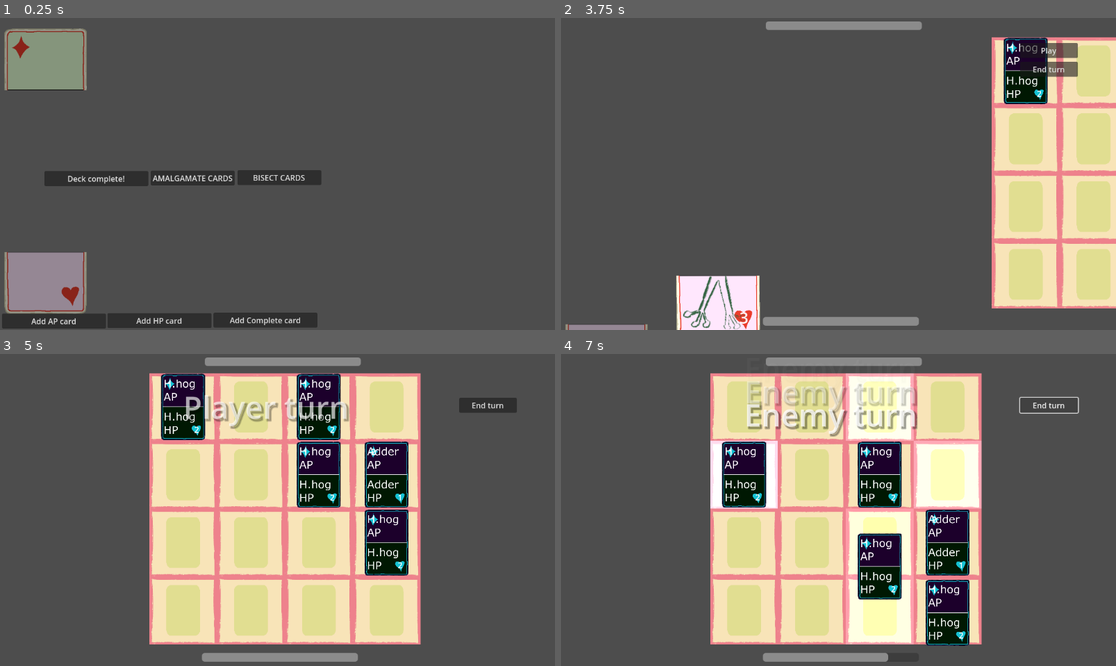
Above: before the commit, frames 1-4 (two rows, left to right).
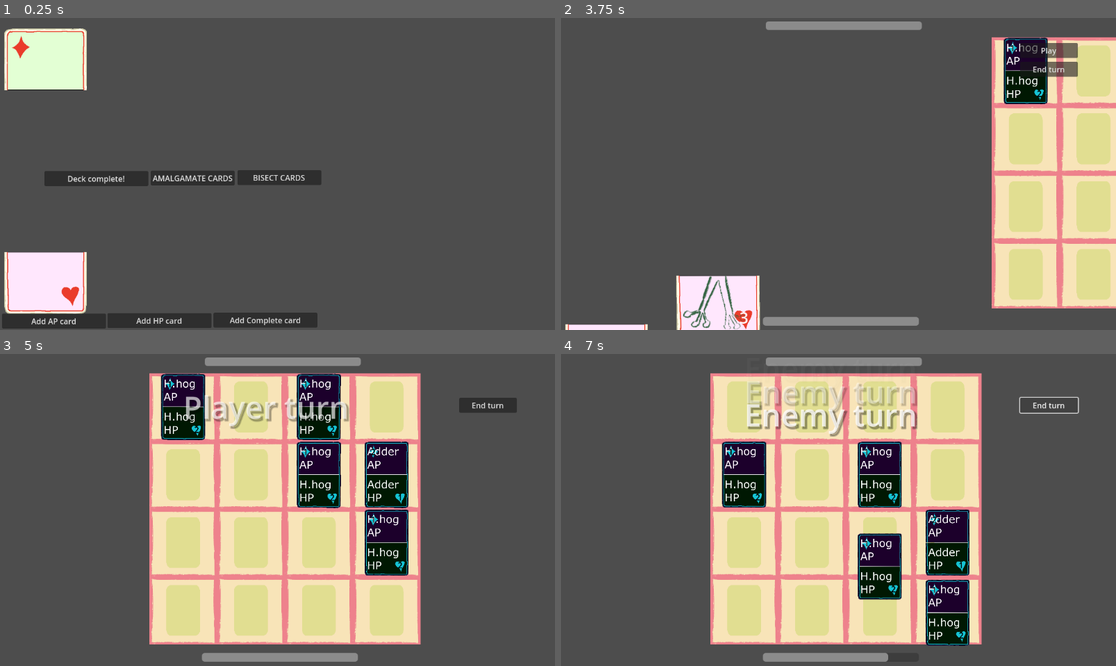
Above: after the commit, the same moments.

Repository: francismitchell/cardbuilder
Game: Godot game, scene res://GameStateManager/GameStateManager.tscn
The game is run twice, just before and just after one commit, with the same random seed, the same clock (stepped at 60 frames per second) and the same inputs. The project has no main scene, so this scene is started directly. The engine's default icon, where the game draws it, is replaced by a stand-in: a white triangle on a blue panel in a dark square.
Inputs:
- Up to frame 1 (0.25 s): no input
- Up to frame 2 (3.75 s): click "AMALGAMATE CARDS" at 0.5 s; click "BISECT CARDS" at 1.25 s; click "Add AP card" at 2 s; click "Deck complete!" at 2.75 s; click "Add HP card" at 3.5 s
- Up to frame 3 (5 s): click "Play" at 4.25 s
- Up to frame 4 (7 s): click "End turn" at 5 s; click "End turn" at 5.75 s; click "End turn" at 6.5 s

The runs differ from the first frame. In frame 1, 5.9% of the frame differs, in the area x 0-16%, y 3-95%; in frame 2, 0.3%; in frame 3, 0.6%; in frame 4, 9.7%, in the area x 26-76%, y 6-94%.

Commit message:
changes to shaders

Diff:
--- a/Board/Board.tscn
+++ b/Board/Board.tscn
@@ -10,96 +10,144 @@
 shader = ExtResource("8_607h0")
 shader_parameter/enabled = false
 shader_parameter/brightness = 1.0
+shader_parameter/effect_idx = 0
+shader_parameter/Strength = 5.0
+shader_parameter/RandomOffset = 1.0
 
 [sub_resource type="ShaderMaterial" id="ShaderMaterial_d0g61"]
 resource_local_to_scene = true
 shader = ExtResource("8_607h0")
 shader_parameter/enabled = false
 shader_parameter/brightness = 1.0
+shader_parameter/effect_idx = 0
+shader_parameter/Strength = 5.0
+shader_parameter/RandomOffset = 1.0
 
 [sub_resource type="ShaderMaterial" id="ShaderMaterial_t7482"]
 resource_local_to_scene = true
 shader = ExtResource("8_607h0")
 shader_parameter/enabled = false
 shader_parameter/brightness = 1.0
+shader_parameter/effect_idx = 0
+shader_parameter/Strength = 5.0
+shader_parameter/RandomOffset = 1.0
 
 [sub_resource type="ShaderMaterial" id="ShaderMaterial_2u8wm"]
 resource_local_to_scene = true
 shader = ExtResource("8_607h0")
 shader_parameter/enabled = false
 shader_parameter/brightness = 1.0
+shader_parameter/effect_idx = 0
+shader_parameter/Strength = 5.0
+shader_parameter/RandomOffset = 1.0
 
 [sub_resource type="ShaderMaterial" id="ShaderMaterial_y5fpm"]
 resource_local_to_scene = true
 shader = ExtResource("8_607h0")
 shader_parameter/enabled = false
 shader_parameter/brightness = 1.0
+shader_parameter/effect_idx = 0
+shader_parameter/Strength = 5.0
+shader_parameter/RandomOffset = 1.0
 
 [sub_resource type="ShaderMaterial" id="ShaderMaterial_xd668"]
 resource_local_to_scene = true
 shader = ExtResource("8_607h0")
 shader_parameter/enabled = false
 shader_parameter/brightness = 1.0
+shader_parameter/effect_idx = 0
+shader_parameter/Strength = 5.0
+shader_parameter/RandomOffset = 1.0
 
 [sub_resource type="ShaderMaterial" id="ShaderMaterial_lrdtj"]
 resource_local_to_scene = true
 shader = ExtResource("8_607h0")
 shader_parameter/enabled = false
 shader_parameter/brightness = 1.0
+shader_parameter/effect_idx = 0
+shader_parameter/Strength = 5.0
+shader_parameter/RandomOffset = 1.0
 
 [sub_resource type="ShaderMaterial" id="ShaderMaterial_h2r2n"]
 resource_local_to_scene = true
 shader = ExtResource("8_607h0")
 shader_parameter/enabled = false
 shader_parameter/brightness = 1.0
+shader_parameter/effect_idx = 0
+shader_parameter/Strength = 5.0
+shader_parameter/RandomOffset = 1.0
 
 [sub_resource type="ShaderMaterial" id="ShaderMaterial_ccf2t"]
 resource_local_to_scene = true
 shader = ExtResource("8_607h0")
 shader_parameter/enabled = false
 shader_parameter/brightness = 1.0
+shader_parameter/effect_idx = 0
+shader_parameter/Strength = 5.0
+shader_parameter/RandomOffset = 1.0
 
 [sub_resource type="ShaderMaterial" id="ShaderMaterial_f4y6h"]
 resource_local_to_scene = true
 shader = ExtResource("8_607h0")
 shader_parameter/enabled = false
 shader_parameter/brightness = 1.0
+shader_parameter/effect_idx = 0
+shader_parameter/Strength = 5.0
+shader_parameter/RandomOffset = 1.0
 
 [sub_resource type="ShaderMaterial" id="ShaderMaterial_5wuhm"]
 resource_local_to_scene = true
 shader = ExtResource("8_607h0")
 shader_parameter/enabled = false
 shader_parameter/brightness = 1.0
+shader_parameter/effect_idx = 0
+shader_parameter/Strength = 5.0
+shader_parameter/RandomOffset = 1.0
 
 [sub_resource type="ShaderMaterial" id="ShaderMaterial_4hfkx"]
 resource_local_to_scene = true
 shader = ExtResource("8_607h0")
 shader_parameter/enabled = false
 shader_parameter/brightness = 1.0
+shader_parameter/effect_idx = 0
+shader_parameter/Strength = 5.0
+shader_parameter/RandomOffset = 1.0
 
 [sub_resource type="ShaderMaterial" id="ShaderMaterial_ug2t4"]
 resource_local_to_scene = true
 shader = ExtResource("8_607h0")
 shader_parameter/enabled = false
 shader_parameter/brightness = 1.0
+shader_parameter/effect_idx = 0
+shader_parameter/Strength = 5.0
+shader_parameter/RandomOffset = 1.0
 
 [sub_resource type="ShaderMaterial" id="ShaderMaterial_i220j"]
 resource_local_to_scene = true
 shader = ExtResource("8_607h0")
 shader_parameter/enabled = false
 shader_parameter/brightness = 1.0
+shader_parameter/effect_idx = 0
+shader_parameter/Strength = 5.0
+shader_parameter/RandomOffset = 1.0
 
 [sub_resource type="ShaderMaterial" id="ShaderMaterial_susdt"]
 resource_local_to_scene = true
 shader = ExtResource("8_607h0")
 shader_parameter/enabled = false
 shader_parameter/brightness = 1.0
+shader_parameter/effect_idx = 0
+shader_parameter/Strength = 5.0
+shader_parameter/RandomOffset = 1.0
 
 [sub_resource type="ShaderMaterial" id="ShaderMaterial_8xyx1"]
 resource_local_to_scene = true
 shader = ExtResource("8_607h0")
 shader_parameter/enabled = false
 shader_parameter/brightness = 1.0
+shader_parameter/effect_idx = 0
+shader_parameter/Strength = 5.0
+shader_parameter/RandomOffset = 1.0
 
 [node name="Board" type="Node2D"]
 script = ExtResource("1_f2erh")
--- a/Cards/BaseCard.tscn
+++ b/Cards/BaseCard.tscn
@@ -1,21 +1,12 @@
-[gd_scene load_steps=17 format=3 uid="uid://b8n0bs6ul23es"]
+[gd_scene load_steps=12 format=3 uid="uid://b8n0bs6ul23es"]
 
 [ext_resource type="Script" path="res://Cards/Scripts/Card.gd" id="1_i3i6g"]
 [ext_resource type="Resource" uid="uid://co3xy61dlb7pw" path="res://Cards/Hedgehog.tres" id="2_jw4gy"]
-[ext_resource type="Shader" path="res://Cards/InverseShader.gdshader" id="5_24x2a"]
 [ext_resource type="Texture2D" uid="uid://d05dwqsig7c1n" path="res://Cards/Images/AP_bg.png" id="6_1h0vj"]
 [ext_resource type="Texture2D" uid="uid://dxccojbh48fup" path="res://Cards/Images/AP_hedgehog.png" id="6_pong8"]
 [ext_resource type="Material" uid="uid://g7j20dbecimx" path="res://Cards/InverseShader.tres" id="7_syucd"]
 [ext_resource type="Texture2D" uid="uid://bdhhj4t5ocys2" path="res://Cards/Images/HP_hedgehog.png" id="8_18l3m"]
 [ext_resource type="Texture2D" uid="uid://c8y2ueofy62oj" path="res://Cards/Images/HP_bg.png" id="8_jfi50"]
-[ext_resource type="Texture2D" uid="uid://bkycqqqcxpj7h" path="res://icon.svg" id="9_yg0f7"]
-[ext_resource type="LabelSettings" uid="uid://b8pkmg34vr4fm" path="res://Board/CalloutLabelSettings.tres" id="10_6knf3"]
-
-[sub_resource type="ShaderMaterial" id="ShaderMaterial_p1tmd"]
-resource_local_to_scene = true
-shader = ExtResource("5_24x2a")
-shader_parameter/enabled = false
-shader_parameter/brightness = 1.0
 
 [sub_resource type="LabelSettings" id="LabelSettings_ljxdw"]
 font_size = 48
@@ -29,28 +20,25 @@
 [sub_resource type="RectangleShape2D" id="RectangleShape2D_ldcdo"]
 size = Vector2(256, 384)
 
-[sub_resource type="RectangleShape2D" id="RectangleShape2D_bpfra"]
-size = Vector2(128, 128)
-
 [node name="Card" type="Node2D"]
+material = ExtResource("7_syucd")
 script = ExtResource("1_i3i6g")
 card_data = ExtResource("2_jw4gy")
 
-[node name="ApComponents" type="CanvasGroup" parent="."]
+[node name="ApBackground" type="Sprite2D" parent="."]
+use_parent_material = true
 position = Vector2(0, -96)
-metadata/_edit_group_ = true
-
-[node name="ApBackground" type="Sprite2D" parent="ApComponents"]
-material = SubResource("ShaderMaterial_p1tmd")
 texture = ExtResource("6_1h0vj")
 metadata/_edit_use_anchors_ = true
 
-[node name="ApSprite" type="Sprite2D" parent="ApComponents/ApBackground"]
+[node name="ApSprite" type="Sprite2D" parent="ApBackground"]
 material = ExtResource("7_syucd")
+use_parent_material = true
 texture = ExtResource("6_pong8")
 metadata/_edit_use_anchors_ = true
 
-[node name="ApLabel" type="Label" parent="ApComponents/ApBackground"]
+[node name="ApLabel" type="Label" parent="ApBackground"]
+use_parent_material = true
 anchors_preset = -1
 anchor_left = -4.47266
 anchor_top = -0.859375
@@ -65,27 +53,26 @@
 horizontal_alignment = 1
 metadata/_edit_use_anchors_ = true
 
-[node name="Area2D" type="Area2D" parent="ApComponents"]
+[node name="Area2D" type="Area2D" parent="ApBackground"]
 input_pickable = false
 
-[node name="CollisionShape2D" type="CollisionShape2D" parent="ApComponents/Area2D"]
+[node name="CollisionShape2D" type="CollisionShape2D" parent="ApBackground/Area2D"]
 shape = SubResource("RectangleShape2D_7loec")
 
-[node name="HpComponents" type="CanvasGroup" parent="."]
+[node name="HpBackground" type="Sprite2D" parent="."]
+use_parent_material = true
 position = Vector2(0, 96)
-metadata/_edit_group_ = true
-
-[node name="HpBackground" type="Sprite2D" parent="HpComponents"]
-material = ExtResource("7_syucd")
 texture = ExtResource("8_jfi50")
 metadata/_edit_use_anchors_ = true
 
-[node name="HpSprite" type="Sprite2D" parent="HpComponents/HpBackground"]
+[node name="HpSprite" type="Sprite2D" parent="HpBackground"]
 material = ExtResource("7_syucd")
+use_parent_material = true
 texture = ExtResource("8_18l3m")
 metadata/_edit_use_anchors_ = true
 
-[node name="HpLabel" type="Label" parent="HpComponents/HpBackground"]
+[node name="HpLabel" type="Label" parent="HpBackground"]
+use_parent_material = true
 anchors_preset = -1
 anchor_left = -0.8125
 anchor_top = -10.0104
@@ -95,52 +82,28 @@
 offset_top = 1924.0
 offset_right = 300.0
 offset_bottom = 1991.0
-text = "3"
+text = "2"
 label_settings = SubResource("LabelSettings_ljxdw")
 horizontal_alignment = 1
 metadata/_edit_use_anchors_ = true
 
-[node name="Area2D" type="Area2D" parent="HpComponents"]
+[node name="Area2D" type="Area2D" parent="HpBackground"]
 input_pickable = false
 
-[node name="CollisionShape2D" type="CollisionShape2D" parent="HpComponents/Area2D"]
+[node name="CollisionShape2D" type="CollisionShape2D" parent="HpBackground/Area2D"]
 shape = SubResource("RectangleShape2D_md6bq")
 
-[node name="CompComponents" type="CanvasGroup" parent="."]
+[node name="Area2D" type="Area2D" parent="."]
 
-[node name="Area2D" type="Area2D" parent="CompComponents"]
-
-[node name="CollisionShape2D" type="CollisionShape2D" parent="CompComponents/Area2D"]
+[node name="CollisionShape2D" type="CollisionShape2D" parent="Area2D"]
 shape = SubResource("RectangleShape2D_ldcdo")
 
-[node name="AbilityLabel" type="Sprite2D" parent="."]
-position = Vector2(83, -36)
-scale = Vector2(1e-05, 1e-05)
-texture = ExtResource("9_yg0f7")
-metadata/_edit_group_ = true
-
-[node name="Area2D" type="Area2D" parent="AbilityLabel"]
-
-[node name="CollisionShape2D" type="CollisionShape2D" parent="AbilityLabel/Area2D"]
-shape = SubResource("RectangleShape2D_bpfra")
-
-[node name="Label" type="Label" parent="AbilityLabel"]
-visible = false
-offset_left = -296.0
-offset_top = 104.0
-offset_right = 311.0
-offset_bottom = 279.0
-text = "NONE"
-label_settings = ExtResource("10_6knf3")
-
-[connection signal="input_event" from="ApComponents/Area2D" to="." method="_on_ap_area_2d_input_event"]
-[connection signal="mouse_entered" from="ApComponents/Area2D" to="." method="_on_ap_area_2d_mouse_entered"]
-[connection signal="mouse_exited" from="ApComponents/Area2D" to="." method="_on_ap_area_2d_mouse_exited"]
-[connection signal="input_event" from="HpComponents/Area2D" to="." method="_on_hp_area_2d_input_event"]
-[connection signal="mouse_entered" from="HpComponents/Area2D" to="." method="_on_hp_area_2d_mouse_entered"]
-[connection signal="mouse_exited" from="HpComponents/Area2D" to="." method="_on_hp_area_2d_mouse_exited"]
-[connection signal="input_event" from="CompComponents/Area2D" to="." method="_on_complete_area_2d_input_event"]
-[connection signal="mouse_entered" from="CompComponents/Area2D" to="." method="_on_complete_area_2d_mouse_entered"]
-[connection signal="mouse_exited" from="CompComponents/Area2D" to="." method="_on_complete_area_2d_mouse_exited"]
-[connection signal="mouse_entered" from="AbilityLabel/Area2D" to="." method="_on_ability_area_2d_mouse_entered"]
-[connection signal="mouse_exited" from="AbilityLabel/Area2D" to="." method="_on_ability_area_2d_mouse_exited"]
+[connection signal="input_event" from="ApBackground/Area2D" to="." method="_on_ap_area_2d_input_event"]
+[connection signal="mouse_entered" from="ApBackground/Area2D" to="." method="_on_ap_area_2d_mouse_entered"]
+[connection signal="mouse_exited" from="ApBackground/Area2D" to="." method="_on_ap_area_2d_mouse_exited"]
+[connection signal="input_event" from="HpBackground/Area2D" to="." method="_on_hp_area_2d_input_event"]
+[connection signal="mouse_entered" from="HpBackground/Area2D" to="." method="_on_hp_area_2d_mouse_entered"]
+[connection signal="mouse_exited" from="HpBackground/Area2D" to="." method="_on_hp_area_2d_mouse_exited"]
+[connection signal="input_event" from="Area2D" to="." method="_on_complete_area_2d_input_event"]
+[connection signal="mouse_entered" from="Area2D" to="." method="_on_complete_area_2d_mouse_entered"]
+[connection signal="mouse_exited" from="Area2D" to="." method="_on_complete_area_2d_mouse_exited"]
--- a/Cards/Hedgehog.tres
+++ b/Cards/Hedgehog.tres
@@ -6,7 +6,7 @@
 
 [resource]
 script = ExtResource("3_ny0nm")
-card_team = 0
+card_team = 1
 card_type = 2
 card_ap_ability = 0
 card_hp_ability = 1
--- a/Cards/InverseShader.gdshader
+++ b/Cards/InverseShader.gdshader
@@ -2,17 +2,45 @@
 
 uniform bool enabled = false;
 uniform float brightness = 1.0;
+uniform int effect_idx;
+// start
+uniform float Strength : hint_range(0,20) = 5;
+uniform float RandomOffset = 1.0;
+
+float random( float seed )
+{
+	return fract( 543.2543 * sin( dot( vec2( seed, seed ), vec2( 3525.46 + RandomOffset, -54.3415 ) ) ) );
+}
+// end
 
 void vertex() {
 	// Called for every vertex the material is visible on.
+	switch (effect_idx) {
+		case 1:
+			vec2 VERTEX_OFFSET = VERTEX;
+			VERTEX_OFFSET.x += (
+				random(
+				( trunc( VERTEX_OFFSET.y))
+			+	TIME
+			) - 0.5
+		) * Strength ;
+	VERTEX_OFFSET.y += (
+		random(
+			( trunc( VERTEX_OFFSET.x))
+		+	TIME
+		) - 0.5
+	) * Strength;
+	VERTEX = VERTEX_OFFSET;
+	break;
+	}
 }
 
 void fragment() {
 	vec4 color = texture(TEXTURE, UV);
-	if (enabled) {
-		COLOR = vec4(brightness * (1.0 - color.rgb), color.a);
-	} else {
-		COLOR = vec4(brightness * color.rgb, color.a);
+	switch (effect_idx) {
+		case 1:
+			COLOR = vec4(brightness * (1.0 - color.rgb), color.a);
+			break;
 	}
 }
 
--- a/Cards/InverseShader.tres
+++ b/Cards/InverseShader.tres
@@ -5,5 +5,8 @@
 [resource]
 resource_local_to_scene = true
 shader = ExtResource("1_b85xk")
-shader_parameter/enabled = false
+shader_parameter/enabled = true
 shader_parameter/brightness = 1.0
+shader_parameter/effect_idx = 1
+shader_parameter/Strength = 1.098
+shader_parameter/RandomOffset = 1.0
--- a/Cards/Scripts/Card.gd
+++ b/Cards/Scripts/Card.gd
@@ -44,49 +44,35 @@
 	if not card_data:
 		return
 	if card_data.card_type == CardData.CARD_TYPE.AP_CARD:
-		$ApComponents/Area2D.input_pickable = true
-		$HpComponents/Area2D.input_pickable = false
-		$CompComponents/Area2D.input_pickable = false
-		$AbilityLabel.position.y = -36
-		$ApComponents.show()
-		$HpComponents.hide()
-		$CompComponents.hide()
+		$ApBackground/Area2D.input_pickable = true
+		$HpBackground/Area2D.input_pickable = false
+		$Area2D.input_pickable = false
+		$ApBackground.show()
+		$HpBackground.hide()
+		$Area2D.hide()
 	elif card_data.card_type == CardData.CARD_TYPE.HP_CARD:
-		$ApComponents/Area2D.input_pickable = false
-		$HpComponents/Area2D.input_pickable = true
-		$CompComponents/Area2D.input_pickable = false
-		$AbilityLabel.position.y = 36
-		$ApComponents.hide()
-		$HpComponents.show()
-		$CompComponents.hide()
+		$ApBackground/Area2D.input_pickable = false
+		$HpBackground/Area2D.input_pickable = true
+		$Area2D.input_pickable = false
+		$ApBackground.hide()
+		$HpBackground.show()
+		$Area2D.hide()
 	elif card_data.card_type == CardData.CARD_TYPE.COMPLETE_CARD:
-		$ApComponents/Area2D.input_pickable = false
-		$HpComponents/Area2D.input_pickable = false
-		$CompComponents/Area2D.input_pickable = true
-		$AbilityLabel.position.y = -36
-		$ApComponents.show()
-		$HpComponents.show()
-		$CompComponents.show()
-	$ApComponents/ApBackground/ApLabel.text = str(card_data.card_ap)
-	$HpComponents/HpBackground/HpLabel.text = str(current_hp)
-	$ApComponents/ApBackground/ApSprite.texture = card_data.card_ap_texture
-	$HpComponents/HpBackground/HpSprite.texture = card_data.card_hp_texture
+		$ApBackground/Area2D.input_pickable = false
+		$HpBackground/Area2D.input_pickable = false
+		$Area2D.input_pickable = true
+		$ApBackground.show()
+		$HpBackground.show()
+		$Area2D.show()
+	$ApBackground/ApLabel.text = str(card_data.card_ap)
+	$HpBackground/HpLabel.text = str(current_hp)
+	$ApBackground/ApSprite.texture = card_data.card_ap_texture
+	$HpBackground/HpSprite.texture = card_data.card_hp_texture
 	if card_data.card_team == CardData.CARD_TEAM.ENEMY:
-		$ApComponents/ApBackground.material.set("shader_parameter/enabled",true)
-		$ApComponents/ApBackground/ApSprite.material.set("shader_parameter/enabled",true)
-		$HpComponents/HpBackground.material.set("shader_parameter/enabled",true)
-		$HpComponents/HpBackground/HpSprite.material.set("shader_parameter/enabled",true)
-
-	else:
-		$ApComponents/ApBackground.material.set("shader_parameter/enabled",false)
-		$ApComponents/ApBackground/ApSprite.material.set("shader_parameter/enabled",false)
-		$HpComponents/HpBackground.material.set("shader_parameter/enabled",false)
-		$HpComponents/HpBackground/HpSprite.material.set("shader_parameter/enabled",false)
-
-	if not card_data.card_ap_ability:
-		$AbilityLabel.scale = Vector2()
-	$AbilityLabel/Label.text = str(card_data.CardApAbility.keys()[card_data.card_ap_ability])
-
+		material.set_shader_parameter("effect_idx",1)
+	elif card_data.card_team == CardData.CARD_TEAM.FRIENDLY:
+		print('changing shader parameter')
+		material.set_shader_parameter("effect_idx",0)
 
 
 func _on_ap_area_2d_input_event(viewport: Node, event: InputEvent, shape_idx: int) -> void:
@@ -153,11 +139,11 @@
 	# get vector from origin to mouse position
 	var v : Vector2
 	if card_data.card_type == CardData.CARD_TYPE.AP_CARD:
-		v = mouse_pos - $ApComponents.global_position
+		v = mouse_pos - $ApBackground.global_position
 	elif card_data.card_type == CardData.CARD_TYPE.HP_CARD:
-		v = mouse_pos - $HpComponents.global_position
+		v = mouse_pos - $HpBackground.global_position
 	elif card_data.card_type == CardData.CARD_TYPE.COMPLETE_CARD:
-		v = mouse_pos - $CompComponents.global_position
+		v = mouse_pos - $Area2D.global_position
 	transform.x = base_transform.x + SHEAR_SCALE * v
 	transform.y = base_transform.y + SHEAR_SCALE * v
 	z_index = 1
@@ -168,10 +154,3 @@
 	#tween.tween_property(self, "scale", Vector2(1,1), 0.05)
 	tween.parallel().tween_property(self, "transform:x", base_transform.x, 0.05)
 	tween.parallel().tween_property(self, "transform:y", base_transform.y, 0.05)
-
-
-func _on_ability_area_2d_mouse_entered() -> void:
-	$AbilityLabel/Label.show()
-
-func _on_ability_area_2d_mouse_exited() -> void:
-	$AbilityLabel/Label.hide()
